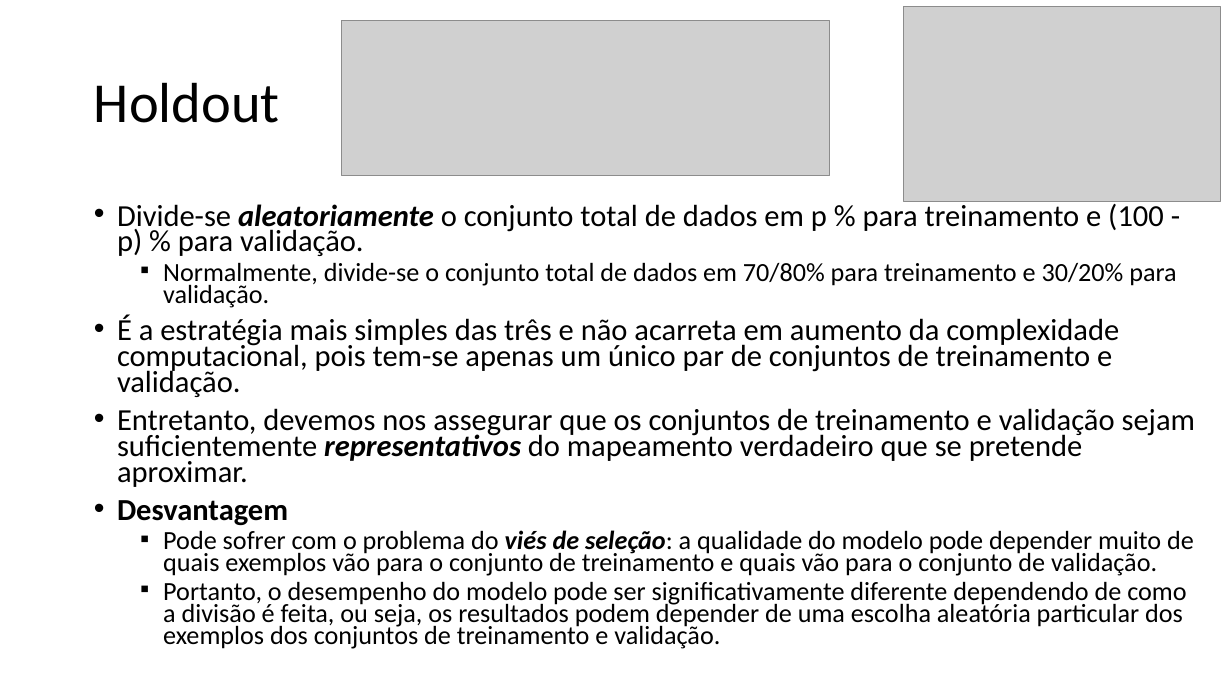
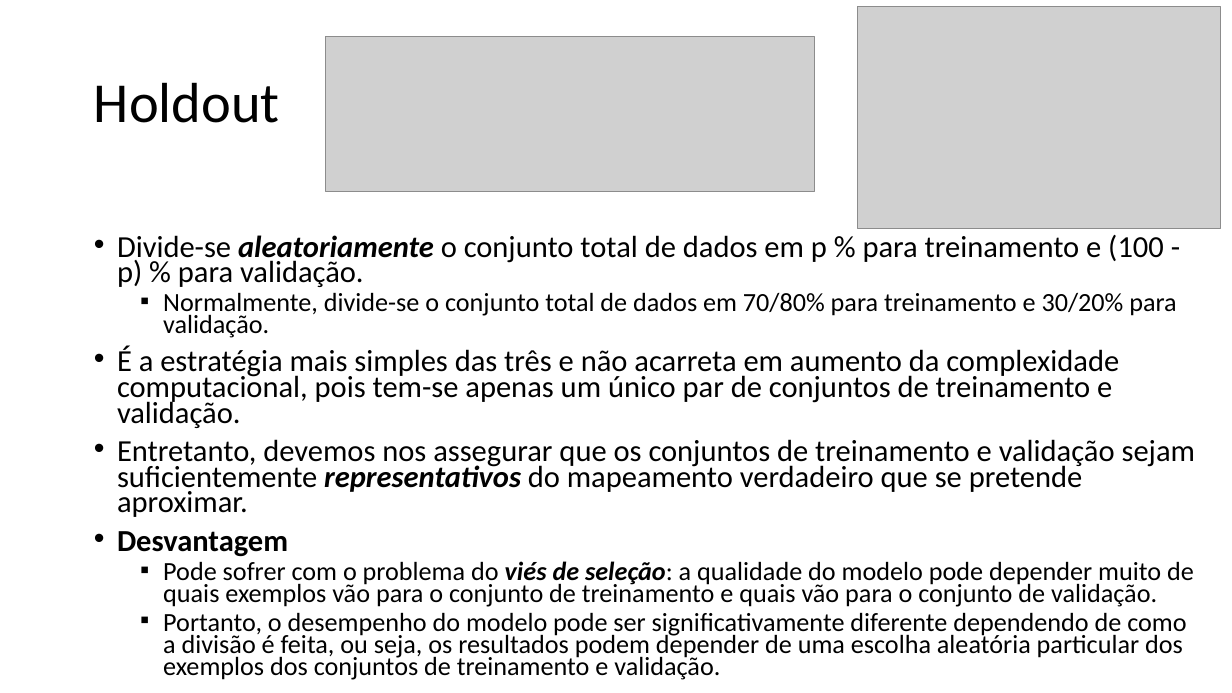
Before and after one commit to zz4fap/t319_aprendizado_de_maquina, a slide deck: slide 4 of slides/T319_Regressão_Linear (Parte V).pptx. Drawn at 1232x693 pixels with LibreOffice and Linux fonts; fonts in the diff are those of the drawing; grey boxes stand for pictures. Boxes give left, top, right and bottom in pixels: in the first picture for what was removed or moved away, otherwise in the second. Text is boxed around its words. In the diff, an @@ line names an element or a change of style, - is before the commit and + after.

```diff
--- a/slides/T319_Regressão_Linear (Parte V).pptx
+++ b/slides/T319_Regressão_Linear (Parte V).pptx
@@ picture: place and size @@
-picture at [903, 6, 1220, 201]
+picture at [858, 6, 1220, 229]
@@ picture: place and size @@
-picture at [342, 20, 831, 176]
+picture at [326, 37, 815, 192]
@@ text "Divide-se aleatoriamente o conjunto total ..." rewrapped from [117, 200, 1195, 649] to [117, 235, 1195, 680] @@
```
Also in this commit, not shown: 9 other slides changed, 7 other files.
